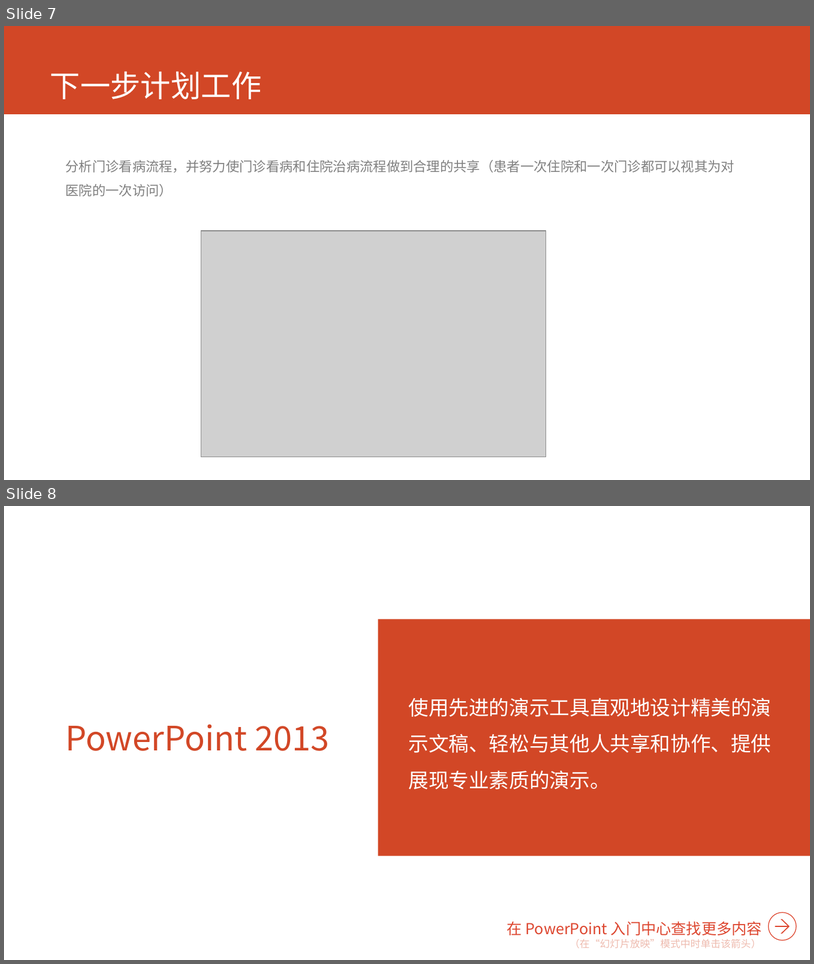
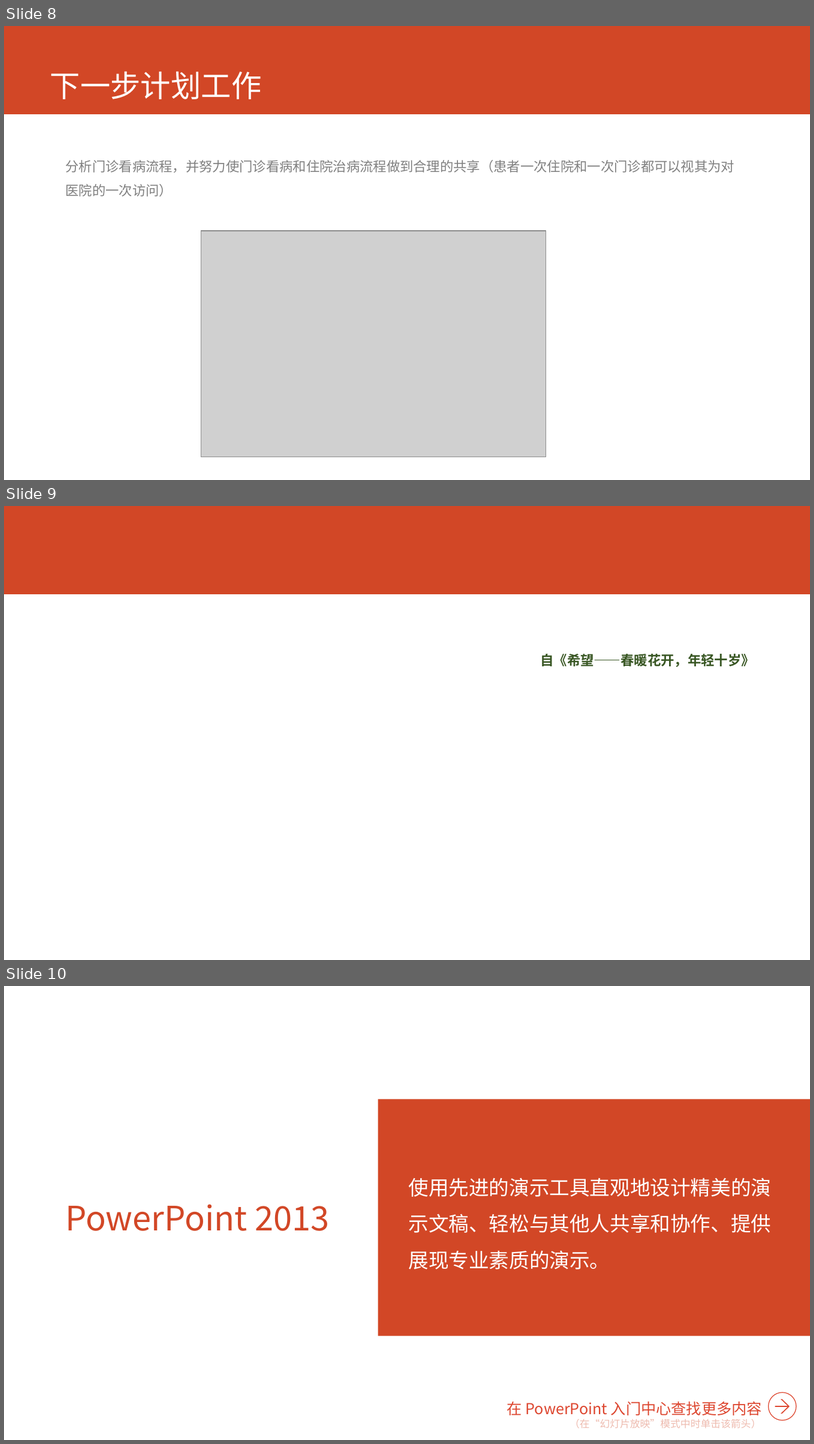
Before and after one commit to AppSecAI-TEST/hospital, a slide deck: doc/状态报告 2017-2-27.pptx. Shown one above the other, each under a label of ours: slides 7 and 8 before the commit, slides 8, 9 and 10 after it. The pictures are 814x964 and 814x1444 pixels, drawn with LibreOffice and Linux fonts; fonts in the diff are those of the drawing; grey boxes stand for pictures; background and template pictures are left out. Boxes give left, top, right and bottom in pixels: in the first picture for what was removed or moved away, otherwise in the second. Text is boxed around its words. In the diff, an @@ line names an element or a change of style, - is before the commit and + after.

```diff
--- a/doc/状态报告 2017-2-27.pptx
+++ b/doc/状态报告 2017-2-27.pptx
@@ slide 9 added at (x1=4, y1=506, x2=810, y2=960), background picture (left out); not listed: 1 template element that a slide beside it also shows @@
@@ text added at (x1=541, y1=654, x2=755, y2=667), 16 pt, text #385723, bold @@
+自《希望——春暖花开，年轻十岁》
@@ what was slide 7 is now slide 8 @@
@@ what was slide 8 is now slide 10 @@
```
Also in this commit, not shown: 4 slides changed, 2 other slides added, 1 slide removed.
